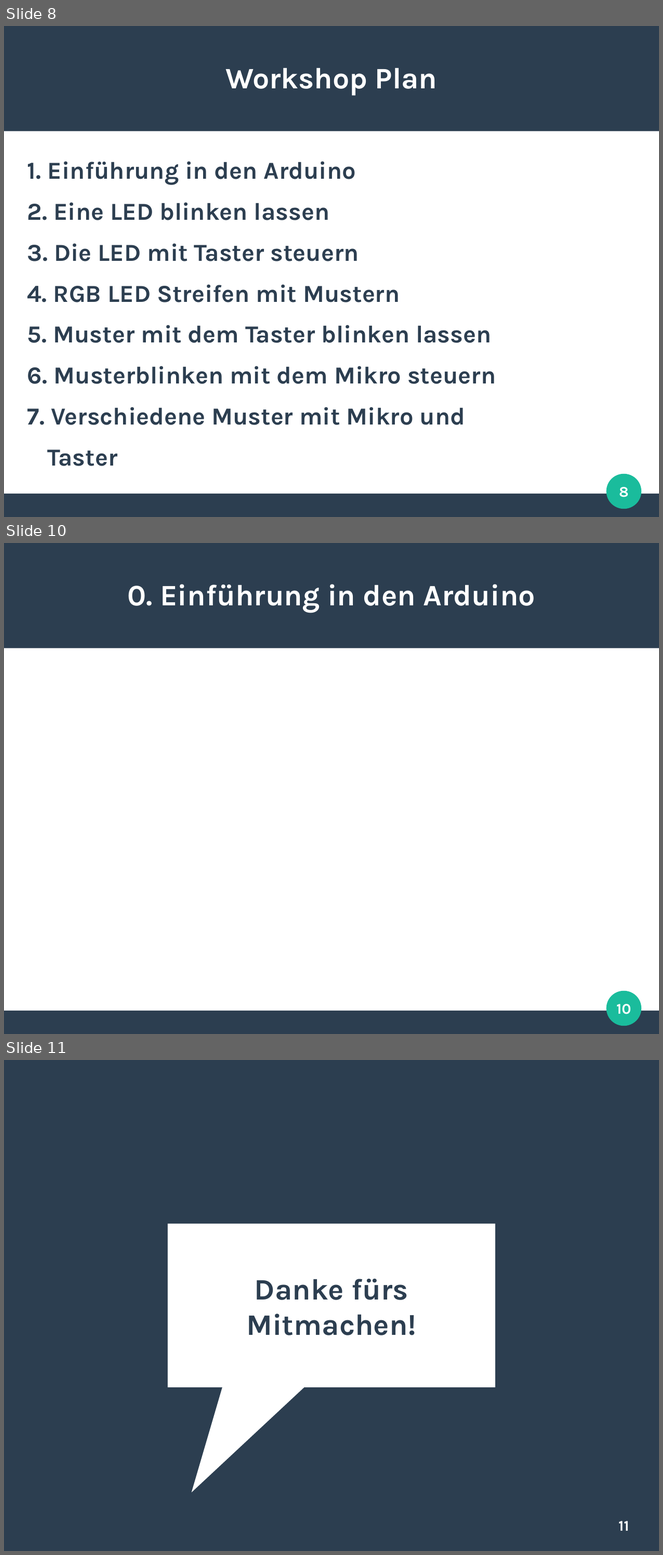
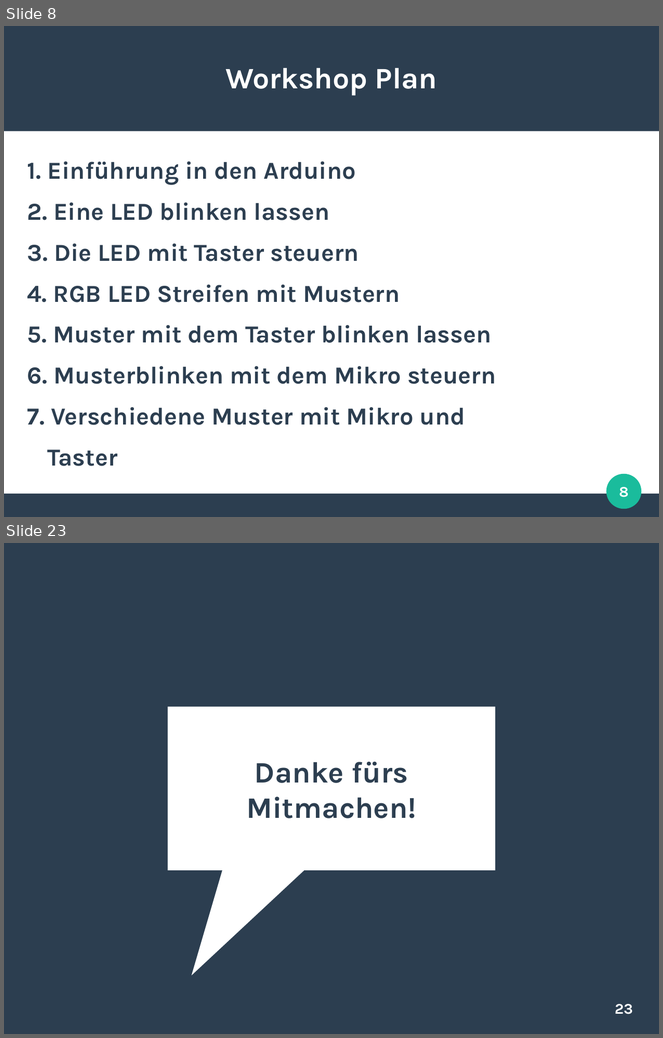
Before and after one commit to SSchwoebel/Schirm, a slide deck: Workshop/workshop.odp. Shown one above the other, each under a label of ours: slides 8, 10 and 11 before the commit, slides 8 and 23 after it; the slides between them are not shown. The pictures are 663x1555 and 663x1038 pixels, drawn with LibreOffice and Linux fonts; fonts in the diff are those of the drawing. Boxes give left, top, right and bottom in pixels: in the first picture for what was removed or moved away, otherwise in the second. Text is boxed around its words. In the diff, an @@ line names an element or a change of style, - is before the commit and + after.

```diff
--- a/Workshop/workshop.odp
+++ b/Workshop/workshop.odp
@@ slide 10 removed at (x1=4, y1=543, x2=659, y2=1034), background #FFFFFF; not listed: 3 template elements that a slide beside it also shows @@
@@ title removed at (x1=128, y1=584, x2=535, y2=613) @@
-0. Einführung in den Arduino
@@ page number removed at (x1=617, y1=1004, x2=631, y2=1015) @@
-10
@@ what was slide 11 is now slide 23 @@
@@ page number at (x1=615, y1=1004, x2=633, y2=1015): text changed @@
-11
+23
```
Also in this commit, not shown: 14 slides added, 1 other slide removed, 11 other files.
